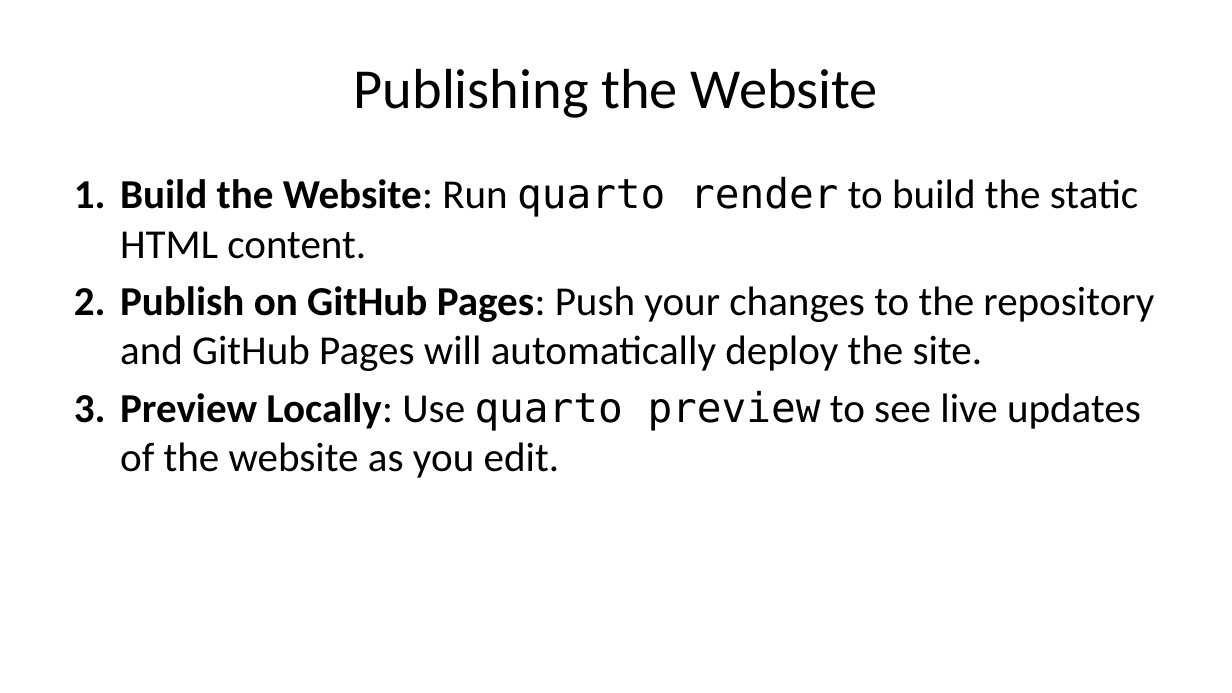
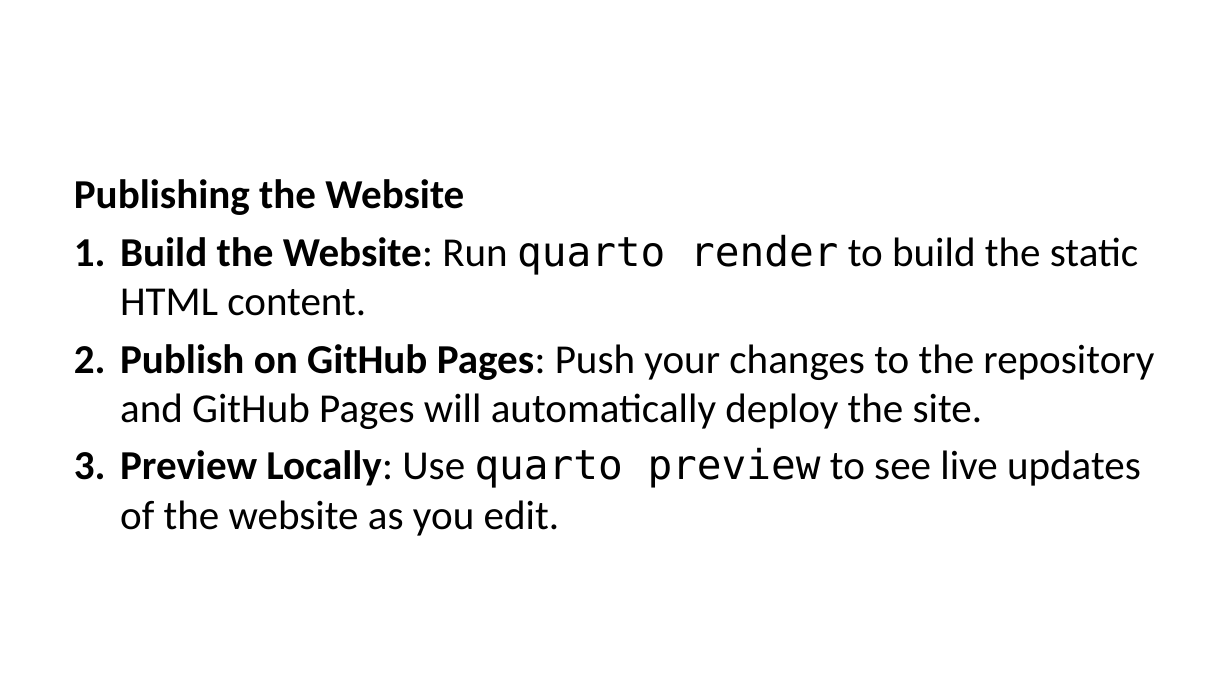
Before and after one commit to dbetebenner/packageSkeleton, a slide deck: slide 14 of docs/content/presentations/packageSkeleton_Presentation.pptx (slide 11 before the commit). Drawn at 1232x693 pixels with LibreOffice and Linux fonts; fonts in the diff are those of the drawing. Boxes give left, top, right and bottom in pixels: in the first picture for what was removed or moved away, otherwise in the second. Text is boxed around its words. In the diff, an @@ line names an element or a change of style, - is before the commit and + after.

```diff
--- a/docs/content/presentations/packageSkeleton_Presentation.pptx
+++ b/docs/content/presentations/packageSkeleton_Presentation.pptx
@@ title removed at (x1=354, y1=68, x2=878, y2=118) @@
-Publishing the Website
@@ text at (x1=74, y1=179, x2=464, y2=215): paragraph added @@
+Publishing the Website
```
Also in this commit, not shown: 11 other slides changed, 5 slides added, 2 other files.
